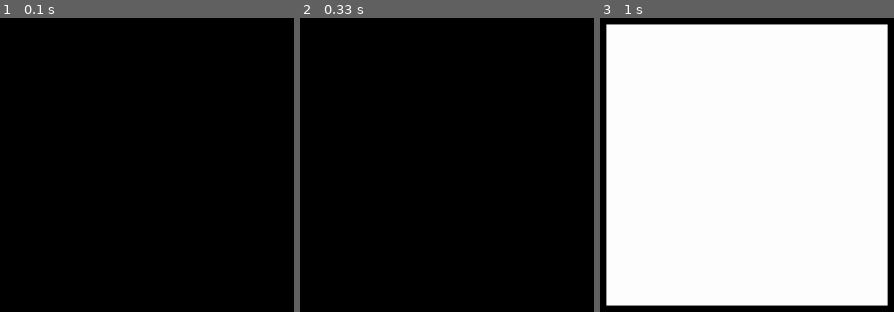
Above: before the commit, frames 1-3 (left to right).
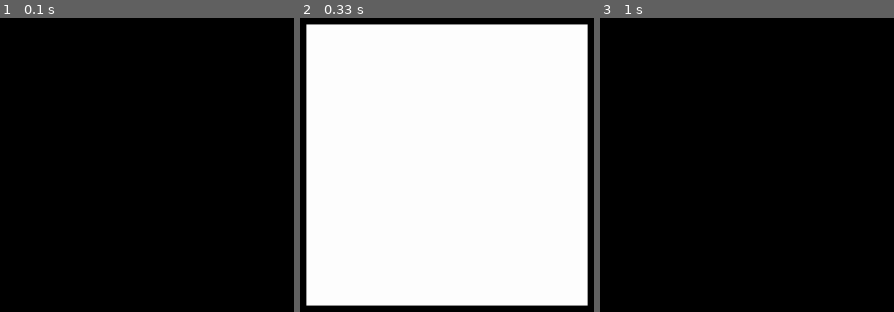
Above: after the commit, the same moments.

Repository: eleweek/EEG_entrainment
Game: pygame game, started from scripts/flash_light_simple2_better_loop.py
Same seed, same stepped clock (60 frames per second), same inputs: the game is played once before the commit and once after it.
Inputs:
- Up to frame 1 (0.1 s): no input
- Up to frame 2 (0.33 s): no input
- Up to frame 3 (1 s): no input

Frame 1 is identical in both runs. In frame 2, 92% of the frame differs, in the area x 2-98%, y 2-98%; in frame 3, 92%.

Commit message:
Apply changes suggested by Claude that make flashing more stable

Diff:
--- a/scripts/flash_light_simple2_better_loop.py
+++ b/scripts/flash_light_simple2_better_loop.py
@@ -2,13 +2,12 @@
 import pygame
 import sys
 import argparse
-
 from math import floor
 
 def main():
     parser = argparse.ArgumentParser(description="Flash Lights")
-    parser.add_argument('--frequency',type=float, default=10.0)
-    parser.add_argument('--max-monitor-frequency',type=float, default=60.0)
+    parser.add_argument('--frequency', type=float, default=10.0)
+    parser.add_argument('--max-monitor-frequency', type=float, default=60.0)
 
     args = parser.parse_args()
     frequency = args.frequency
@@ -16,7 +15,6 @@
 
     WIDTH = 1920
     HEIGHT = 1080
-
     SQUARE_SIDE = 600
 
     # Initialize pygame
@@ -29,8 +27,6 @@
         result = floor(max_frequency / frequency) * frequency
 
         if result < min_frequency:
-            # It shouldn't happen, but we are throwing an error just in case
-            # For example, if the code is modified in the future
             raise ValueError("Frequency too low")
 
         if result > max_frequency:
@@ -38,11 +34,9 @@
 
         return result
 
-
     target_fps = find_target_fps(frequency, max_frequency=max_frequency)
     interval = 1.0 / target_fps
     off_frames_per_each_on = int((target_fps - frequency) / frequency)
-
 
     # Define the white rectangle
     rect_width, rect_height = SQUARE_SIDE, SQUARE_SIDE
@@ -54,8 +48,10 @@
 
     screen.fill((0, 0, 0))
 
-    last_draw_time = time.time()
+    # Use perf_counter for high-precision timing
+    last_draw_time = time.perf_counter()
     previous_draw_time = last_draw_time
+    start_time = last_draw_time  # For drift correction
 
     while True:
         for event in pygame.event.get():
@@ -75,22 +71,38 @@
         else:
             pygame.draw.rect(screen, (0, 0, 0), (rect_x, rect_y, rect_width, rect_height))
 
-        delay = interval - (time.time() - last_draw_time)
+        # Calculate next frame time to prevent drift
+        next_frame_time = start_time + (frame_count + 1) * interval
+        current_time = time.perf_counter()
+        delay = next_frame_time - current_time
+
         if delay > 0:
-            # Sleep for the most of the delay and then loop until we hit the right moment
-            time.sleep(delay * 0.75)
-            while time.time() < last_draw_time + interval:
-                continue
+            # Sleep for most of the delay
+            if delay > 0.001:  # Only sleep if delay is significant
+                time.sleep(delay * 0.75)
+
+            # Busy-wait for the remainder for precision
+            while time.perf_counter() < next_frame_time:
+                pass
 
         previous_draw_time = last_draw_time
-        last_draw_time = time.time()
-
+        last_draw_time = time.perf_counter()
 
         # Update the display
         pygame.display.flip()
+
+        # Calculate actual timing metrics
+        actual_interval = last_draw_time - previous_draw_time
+        actual_fps = 1.0 / actual_interval if actual_interval > 0 else 0
+        timing_error = (actual_interval - interval) * 1000  # in milliseconds
+
+        print(f'{"ON " if rectangle_on else "OFF"}: '
+              f'Actual FPS: {actual_fps:.2f}, '
+              f'Target FPS: {target_fps:.2f}, '
+              f'Timing error: {timing_error:.3f}ms, '
+              f'Frame: {frame_count}')
+
         frame_count += 1
-        print(f'{"on " if rectangle_on else "off"}: Flip returned after', time.time() - last_draw_time, "Interval", interval, "Delay", delay, "Expected FPS", 1 / (last_draw_time - previous_draw_time), "Target FPS", target_fps)
-        print()
 
 if __name__ == "__main__":
     main()
